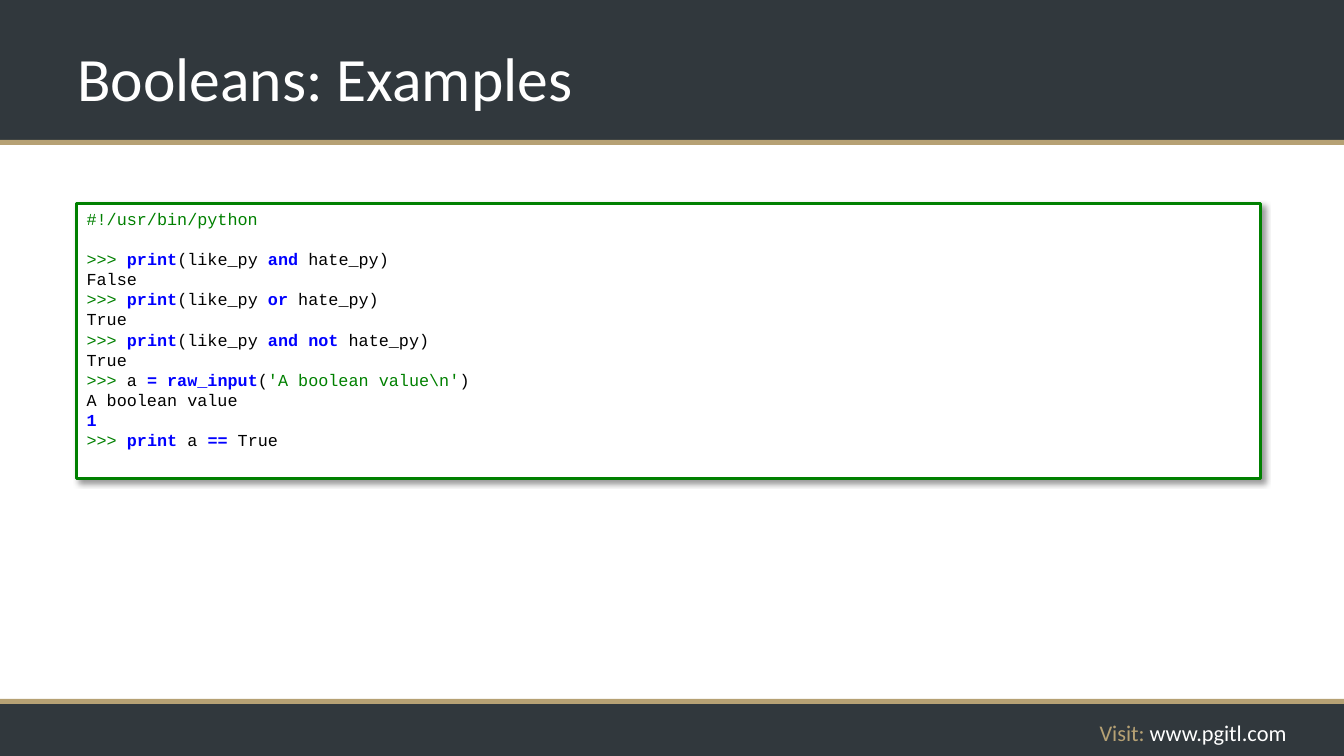
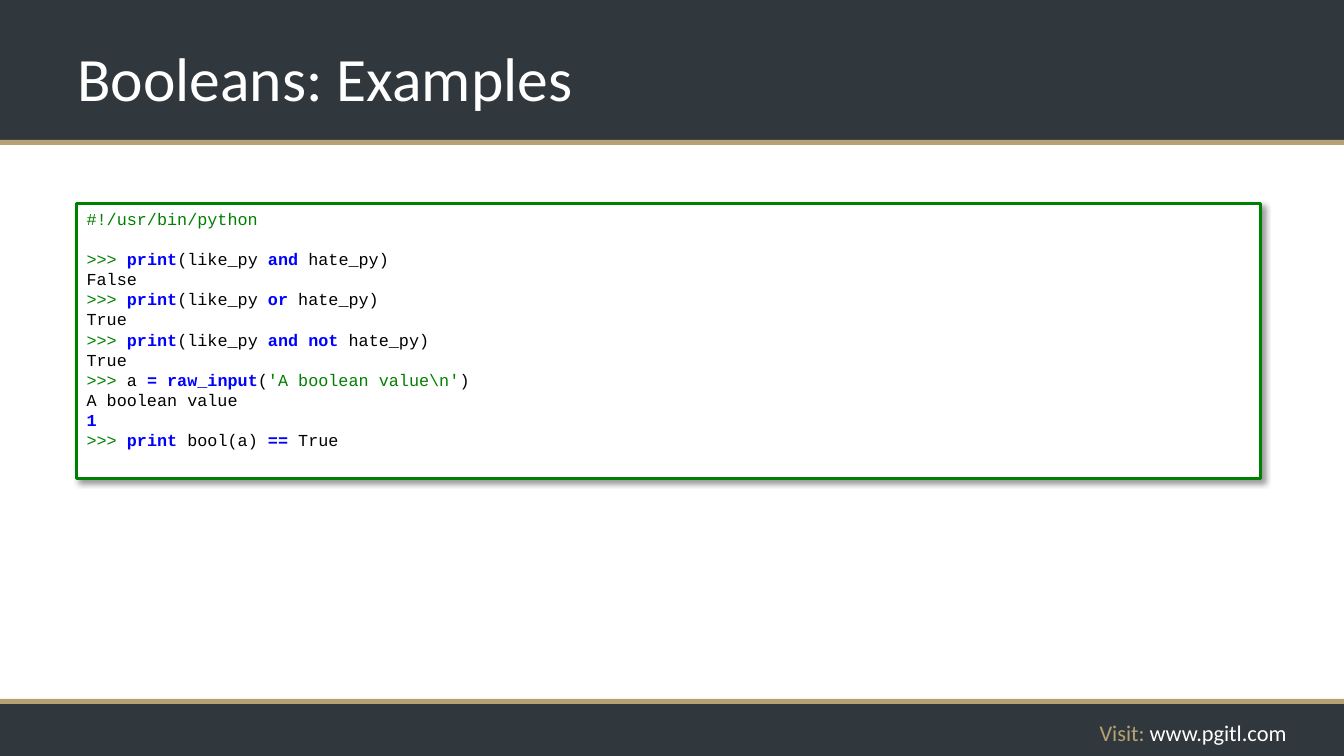
Before and after one commit to rikkouri/project-a, a slide deck: slide 56 of Programming Foundations.pptx. Drawn at 1344x756 pixels with LibreOffice and Linux fonts; fonts in the diff are those of the drawing; background and template pictures are left out. Boxes give left, top, right and bottom in pixels: in the first picture for what was removed or moved away, otherwise in the second. Text is boxed around its words. In the diff, an @@ line names an element or a change of style, - is before the commit and + after.

Commit message:
Added whiteboard screenie and bad/good code examples

```diff
--- a/Programming Foundations.pptx
+++ b/Programming Foundations.pptx
@@ text in rectangle at [127,434,338,450]: text changed; text colour #0000FF to #000000 @@
->>> print a == True
+>>> print bool(a) == True
```
Also in this commit, not shown: 6 other slides changed, 4 slides added, 2 slides removed.
